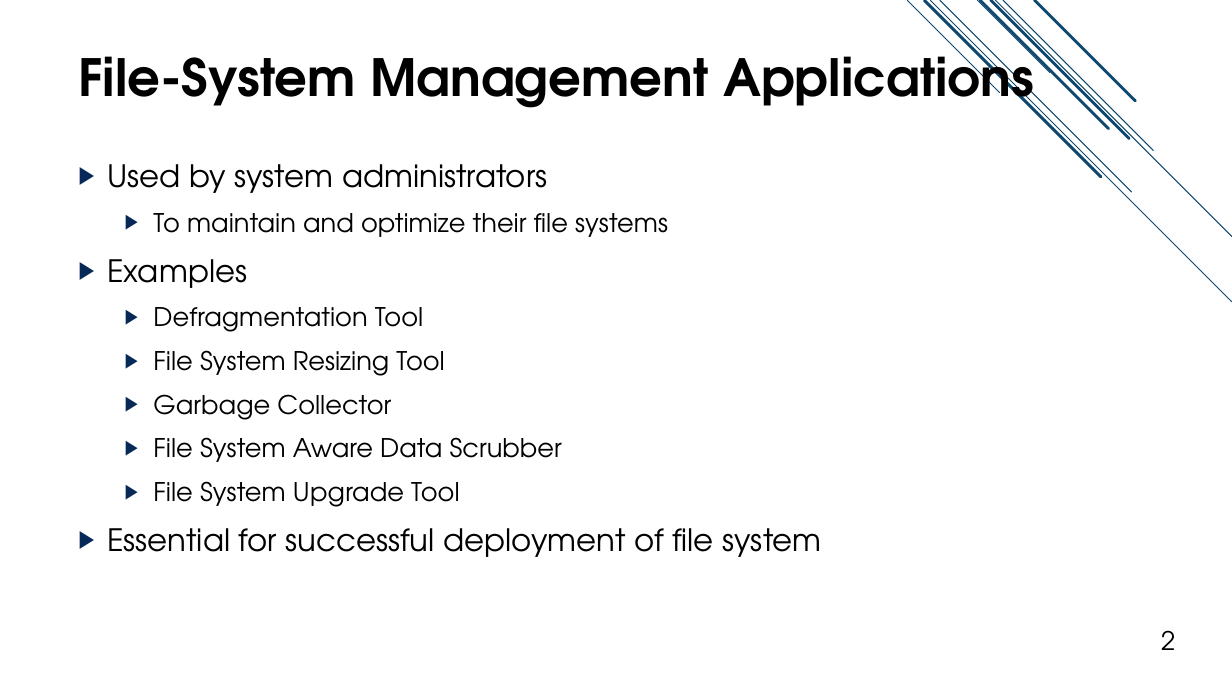
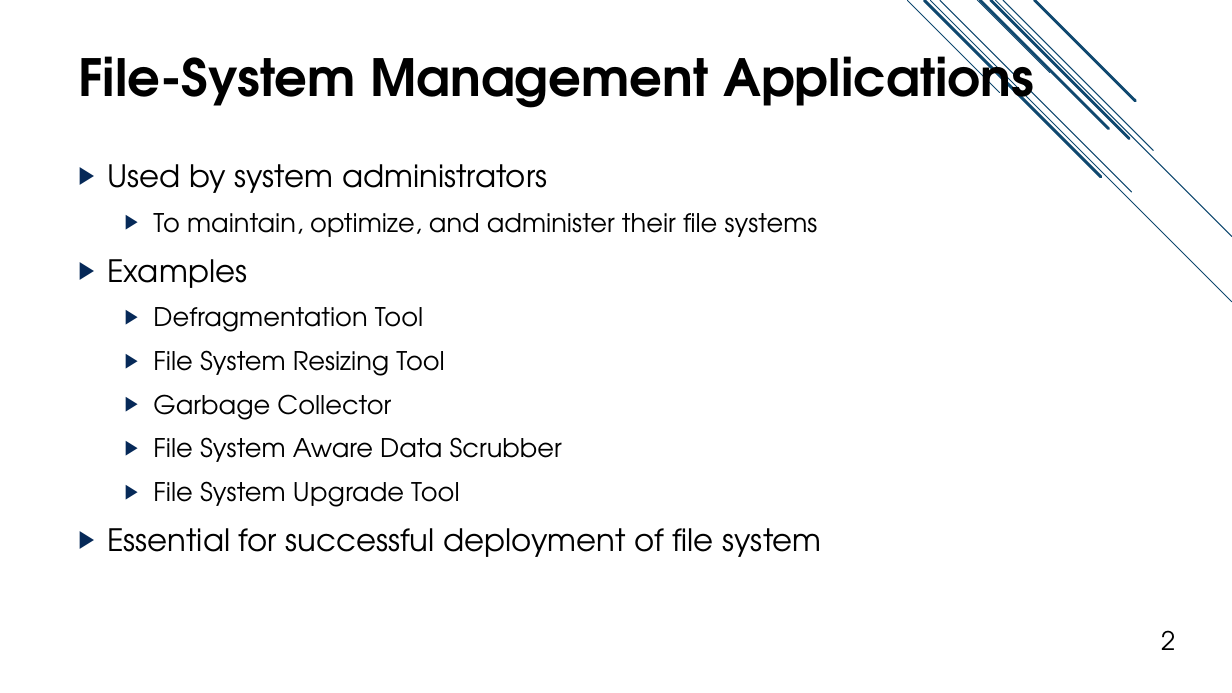
Before and after one commit to jacksun007/evfs-paper, a slide deck: slide 2 of slide/evfs_talk.pptx. Drawn at 1232x693 pixels with LibreOffice and Linux fonts; fonts in the diff are those of the drawing. Boxes give left, top, right and bottom in pixels: in the first picture for what was removed or moved away, otherwise in the second. Text is boxed around its words. In the diff, an @@ line names an element or a change of style, - is before the commit and + after.

```diff
--- a/slide/evfs_talk.pptx
+++ b/slide/evfs_talk.pptx
@@ text at box(153, 213, 818, 237): text changed @@
-  ▶ To maintain and optimize their file systems
+  ▶ To maintain, optimize, and administer their file systems
```
Also in this commit, not shown: 1 other slide changed, 4 slides removed.
